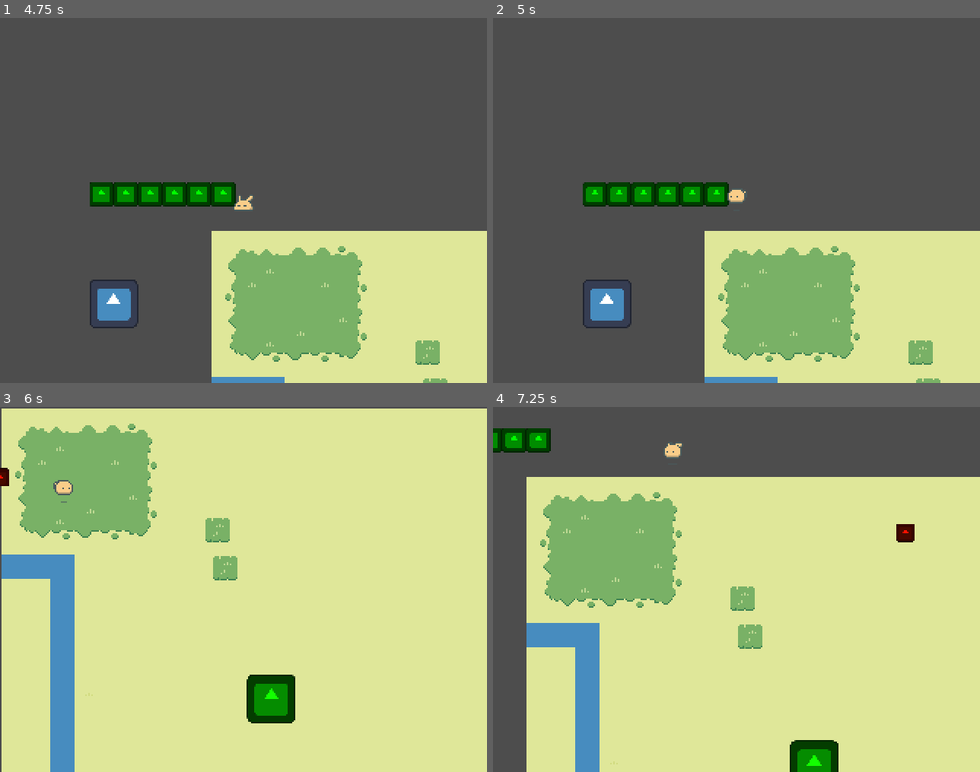
Above: before the commit, frames 1-4 (two rows, left to right).
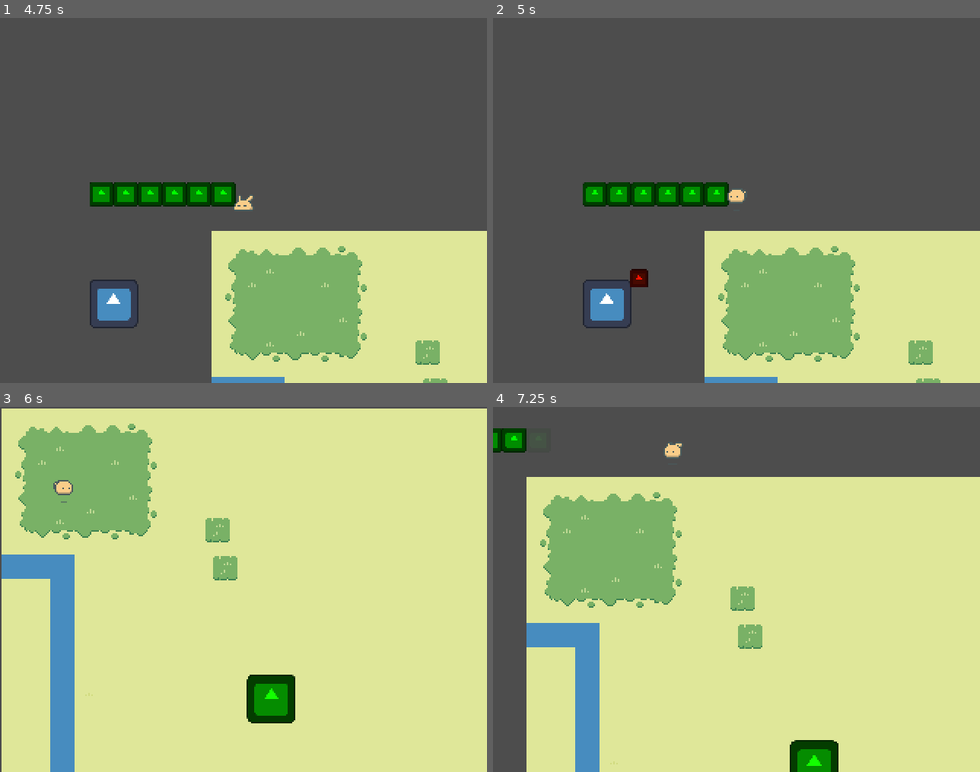
Above: after the commit, the same moments.

Repository: lucaspoffo/LD56
Game: Godot game, scene res://game.tscn
Same seed, same stepped clock (60 frames per second), same inputs: the game is played once before the commit and once after it. The engine's default icon, where the game draws it, is replaced by a stand-in: a white triangle on a blue panel in a dark square.
Inputs:
- Up to frame 1 (4.75 s): hold D (right) 0.53-1.28 s; hold S (down) 1.28-2.03 s; hold D (right) 2.03-2.78 s; hold W (up) 2.78-3.53 s; hold A (left) from 3.53 s (still down)
- Up to frame 2 (5 s): keep holding A (left)
- Up to frame 3 (6 s): release A (left) at 5.03 s; hold S (down) 5.03-5.78 s; hold D (right) from 5.78 s (still down)
- Up to frame 4 (7.25 s): release D (right) at 6.53 s; hold W (up) from 6.53 s (still down)

Frame 1 is identical in both runs. In frame 2, 0.2% of the frame differs, in the area x 28-32%, y 68-74%; in frame 3, less than 0.1%; in frame 4, 0.5%, in the area x 6-87%, y 5-38%.

Commit message:
Mushroom gas

Diff:
--- a/game.gd
+++ b/game.gd
@@ -2,10 +2,11 @@
 
 var PLAYER_CORPSE_SCENE := preload("res://scenes/player_corpse.tscn")
 var MUSHROOM_PROJECTILE_SCENE := preload("res://scenes/mushroom_projectile.tscn")
+var MUSHROOM_GAS_SCENE := preload("res://scenes/mushroom_gas.tscn")
 
 @export var PLAYER_SPEED: float = 100
+@export var PLAYER_POISON_SPEED: float = 70
 @export var SPIT_SPEED: float = 200
-@export var SHIT_DURATION: float = 5
 
 @export var WANDER_MOB_SPEED: float = 50
 @export var WANDER_MOB_CHASE_RANGE: float = 120
@@ -39,7 +40,10 @@
 		Player.State.NORMAL:
 			player.set_collision_mask_value(4, true) # enable hole collsion
 			var input_direction = Input.get_vector("left", "right", "up", "down")
-			player.velocity = input_direction * PLAYER_SPEED
+			var speed := PLAYER_SPEED
+			if player.has_poison:
+				speed = PLAYER_POISON_SPEED
+			player.velocity = input_direction * speed
 			player.move_and_slide()
 			if input_direction:
 				player.animated_sprite.flip_h = input_direction.x > 0
@@ -69,9 +73,7 @@
 	# Check in shit
 	for shit in shit_areas:
 		if shit.overlaps_body(player):
-			player.has_shit = true
-			player.shit_timer.start(SHIT_DURATION)
-			player.modulate = Color.SADDLE_BROWN
+			poison_player()
 
 	# Update WanderMobs
 	for mob in wander_mobs:
@@ -109,7 +111,7 @@
 					mob.state = WanderMob.State.WANDER
 					continue
 				if mob.kill_area.overlaps_body(player):
-					if player.has_shit:
+					if player.has_poison:
 						var direction = mob.global_position.direction_to(player.global_position)
 						var destination = mob.global_position + direction.normalized() * SPIT_DISTANCE
 						player.spit_destination = destination
@@ -132,10 +134,12 @@
 				if mushroom.stomp_area.overlaps_body(player) and mushroom.stomp_cd.time_left == 0:
 					mushroom.state = Mushroom.State.STOMP
 					mushroom.animated_sprite.play("Stomp")
+					mushroom.stomp_cd.start()
 					continue
 				if mushroom.shoot_area.overlaps_body(player) and !mushroom.stomp_area.overlaps_body(player) and mushroom.shoot_cd.time_left == 0:
 					mushroom.state = Mushroom.State.SHOOT
 					mushroom.animated_sprite.play("Shoot")
+					mushroom.shoot_cd.start()
 					continue
 			Mushroom.State.SHOOT:
 				if !mushroom.animated_sprite.is_playing():
@@ -145,11 +149,15 @@
 					projectile.global_position = mushroom.global_position
 					add_child(projectile)
 					mushroom.state = Mushroom.State.IDLE
-					mushroom.shoot_cd.start()
+
 			Mushroom.State.STOMP:
 				if !mushroom.animated_sprite.is_playing():
+					if mushroom.stomp_area.overlaps_body(player):
+						poison_player()
+					var gas = MUSHROOM_GAS_SCENE.instantiate()
+					mushroom.add_child(gas)
 					mushroom.state = Mushroom.State.IDLE
-					mushroom.stomp_cd.start()
+
 
 	# Update Mushroom projectiles
 	var projectile_mushrooms: Array[MushroomProjectile]
@@ -186,9 +194,17 @@
 	else:
 		camera.global_position = player.global_position
 
+func poison_player():
+	player.has_poison = true
+	player.poison_timer.start()
+	player.modulate = Color.DARK_GREEN
+
 func kill_player():
 	var corpse = PLAYER_CORPSE_SCENE.instantiate()
 	corpse.global_position = player.global_position
 	add_child(corpse)
-	player.reset()
+
+	player.has_poison = false
+	player.poison_timer.stop()
+	player.modulate = Color.WHITE
 	player.global_position = player_start_position
--- a/game.tscn
+++ b/game.tscn
@@ -6,6 +6,7 @@
 [ext_resource type="PackedScene" uid="uid://drmtq8d0ylgpo" path="res://scenes/camera_view.tscn" id="2_elgy0"]
 [ext_resource type="PackedScene" uid="uid://b7xqxi073757f" path="res://scenes/wander_mob.tscn" id="3_sqjrq"]
 [ext_resource type="PackedScene" uid="uid://bihrekvmn1n76" path="res://scenes/mushroom.tscn" id="6_iysmo"]
+[ext_resource type="PackedScene" uid="uid://boxxj8h6saj2u" path="res://scenes/mushroom_gas.tscn" id="7_pdggr"]
 
 [sub_resource type="RectangleShape2D" id="RectangleShape2D_36hjg"]
 size = Vector2(80, 64)
@@ -57,3 +58,6 @@
 
 [node name="Mushroom" parent="." instance=ExtResource("6_iysmo")]
 position = Vector2(-64, 48)
+
+[node name="MushroomGas" parent="." instance=ExtResource("7_pdggr")]
+position = Vector2(16, -64)
--- /dev/null
+++ b/scenes/mushroom_gas.gd
@@ -0,0 +1,7 @@
+extends Node2D
+
+func _ready() -> void:
+	$GPUParticles2D.emitting = true
+
+func _on_gpu_particles_2d_finished() -> void:
+	queue_free()
--- /dev/null
+++ b/scenes/mushroom_gas.tscn
@@ -0,0 +1,55 @@
+[gd_scene load_steps=10 format=3 uid="uid://boxxj8h6saj2u"]
+
+[ext_resource type="Script" path="res://scenes/mushroom_gas.gd" id="1_a3nn0"]
+[ext_resource type="Texture2D" uid="uid://ieo7pjsbotr6" path="res://assets/smoke_01.png" id="1_j42df"]
+
+[sub_resource type="Curve" id="Curve_x3l78"]
+_data = [Vector2(0.00528169, 1), 0.0, 0.0, 0, 0, Vector2(1, 0.00612903), -2.27837, 0.0, 0, 0]
+point_count = 2
+
+[sub_resource type="CurveTexture" id="CurveTexture_xqfxf"]
+curve = SubResource("Curve_x3l78")
+
+[sub_resource type="Gradient" id="Gradient_5g1b2"]
+colors = PackedColorArray(0.377544, 0.664062, 0.357795, 1, 0.17876, 0.316406, 0.173761, 1)
+
+[sub_resource type="GradientTexture1D" id="GradientTexture1D_irkhx"]
+gradient = SubResource("Gradient_5g1b2")
+
+[sub_resource type="Curve" id="Curve_3csvy"]
+_data = [Vector2(0, 0.370968), 0.0, 1.56058, 0, 0, Vector2(1, 1), 0.0, 0.0, 0, 0]
+point_count = 2
+
+[sub_resource type="CurveTexture" id="CurveTexture_xlars"]
+curve = SubResource("Curve_3csvy")
+
+[sub_resource type="ParticleProcessMaterial" id="ParticleProcessMaterial_bpb2k"]
+particle_flag_disable_z = true
+angle_min = 1.07288e-05
+angle_max = 360.0
+spread = 180.0
+initial_velocity_min = 50.0
+initial_velocity_max = 100.0
+gravity = Vector3(0, 0, 0)
+damping_min = 100.0
+damping_max = 120.0
+scale_min = 0.1
+scale_max = 0.1
+scale_curve = SubResource("CurveTexture_xlars")
+color_ramp = SubResource("GradientTexture1D_irkhx")
+alpha_curve = SubResource("CurveTexture_xqfxf")
+turbulence_noise_strength = 0.5
+
+[node name="MushroomGas" type="Node2D"]
+script = ExtResource("1_a3nn0")
+
+[node name="GPUParticles2D" type="GPUParticles2D" parent="."]
+texture_filter = 1
+emitting = false
+amount = 64
+process_material = SubResource("ParticleProcessMaterial_bpb2k")
+texture = ExtResource("1_j42df")
+one_shot = true
+explosiveness = 1.0
+
+[connection signal="finished" from="GPUParticles2D" to="." method="_on_gpu_particles_2d_finished"]
--- a/scenes/player.gd
+++ b/scenes/player.gd
@@ -5,18 +5,13 @@
 	SPIT
 }
 
-@onready var shit_timer: Timer = $ShitTimer
+@onready var poison_timer: Timer = $PoisonTimer
 @onready var animated_sprite: AnimatedSprite2D = $AnimatedSprite2D
 
 var state: State = State.NORMAL
-var has_shit := false
+var has_poison := false
 var spit_destination: Vector2
 
-func reset():
-	has_shit = false
-	shit_timer.stop()
+func _on_shit_timer_timeout() -> void:
+	has_poison = false
 	modulate = Color.WHITE
-
-func _on_shit_timer_timeout() -> void:
-	has_shit = false
-	modulate = Color.WHITE
--- a/scenes/player.tscn
+++ b/scenes/player.tscn
@@ -105,8 +105,8 @@
 position = Vector2(0, 2)
 shape = SubResource("RectangleShape2D_238jv")
 
-[node name="ShitTimer" type="Timer" parent="."]
+[node name="PoisonTimer" type="Timer" parent="."]
 wait_time = 5.0
 one_shot = true
 
-[connection signal="timeout" from="ShitTimer" to="." method="_on_shit_timer_timeout"]
+[connection signal="timeout" from="PoisonTimer" to="." method="_on_shit_timer_timeout"]
Binary file added: assets/smoke_01.png
Not shown, added: assets/smoke_01.png.import
Not shown: 1 places in game.tscn that only renumber resources
